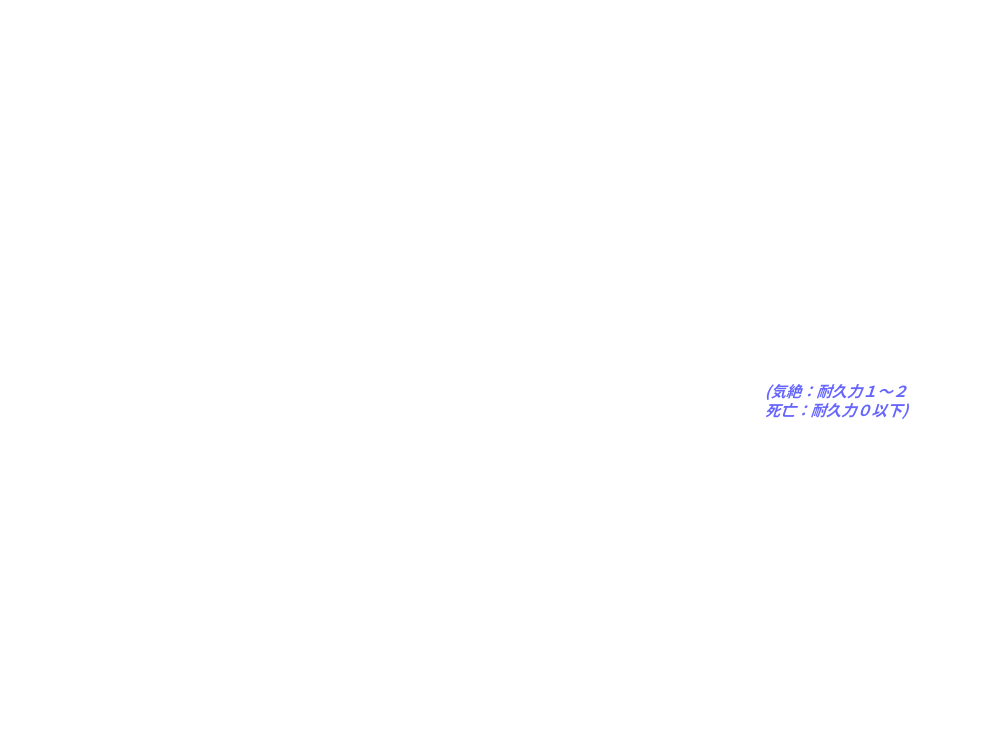
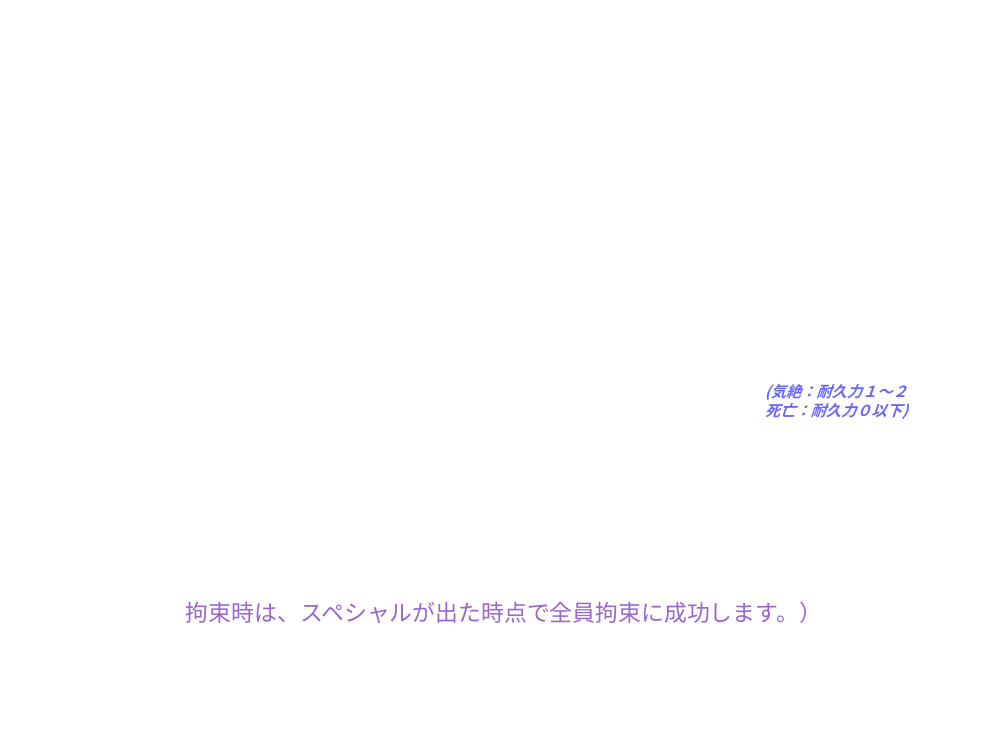
Before and after one commit to HidehiroNomoto/CoCARScenario, a slide deck: slide 16 of CoCScenario/説明書/新規 OpenDocument プレゼンテーション.odp (slide 15 before the commit). Drawn at 1008x756 pixels with LibreOffice and Linux fonts; fonts in the diff are those of the drawing; background and template pictures are left out. Boxes give left, top, right and bottom in pixels: in the first picture for what was removed or moved away, otherwise in the second. Text is boxed around its words. In the diff, an @@ line names an element or a change of style, - is before the commit and + after.

```diff
--- a/CoCScenario/説明書/新規 OpenDocument プレゼンテーション.odp
+++ b/CoCScenario/説明書/新規 OpenDocument プレゼンテーション.odp
@@ rectangle added at bbox=[36, 595, 972, 630], fill #FFFFFF, outline #FFFFFF 0 pt, 18 pt, text #9966CC @@
+拘束時は、スペシャルが出た時点で全員拘束に成功します。）
```
Also in this commit, not shown: 2 slides added, 1 slide removed, 3 other files.
